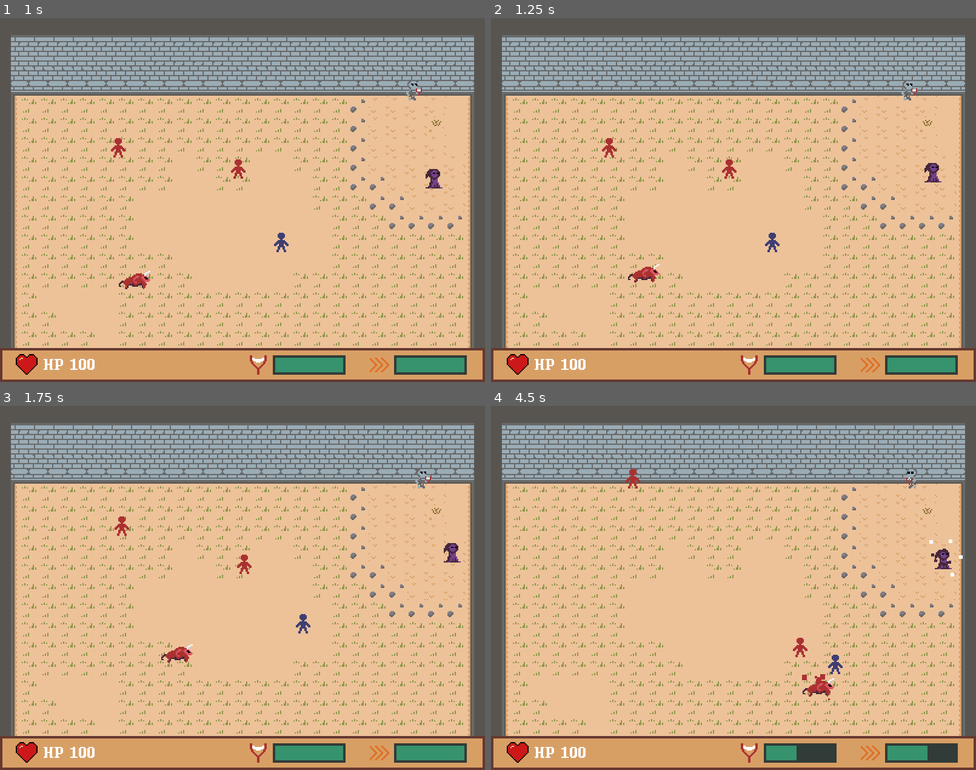
Above: before the commit, frames 1-4 (two rows, left to right).
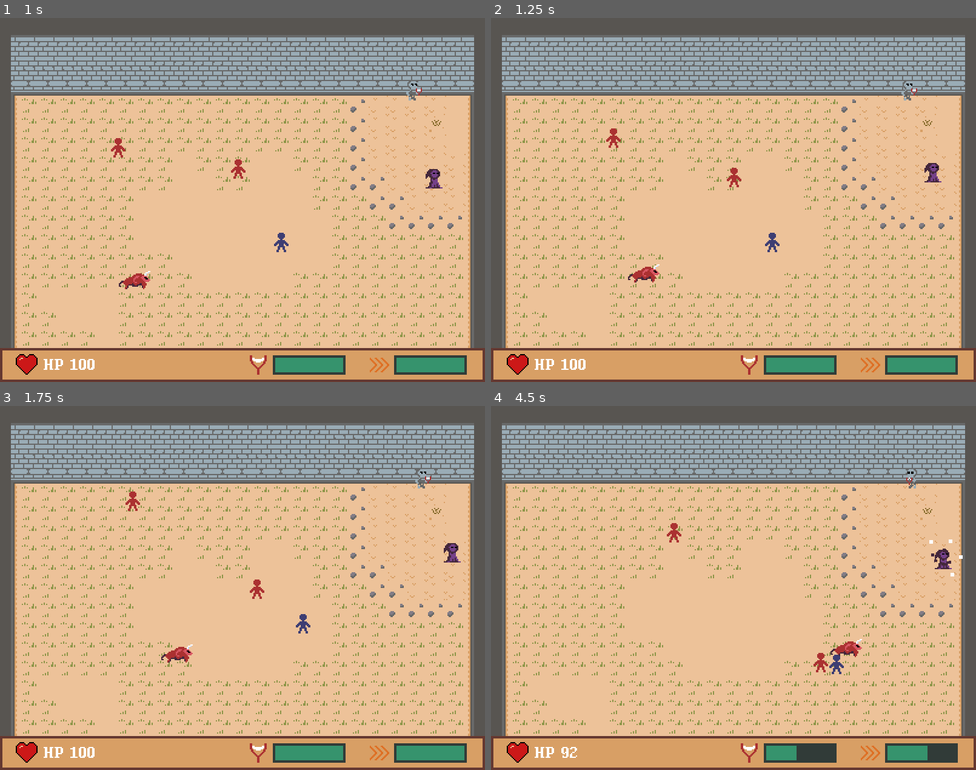
Above: after the commit, the same moments.

Repository: svntax/LD44-YLIC
Game: Godot game, scene res://Scenes/main_menu.tscn
Same seed, same stepped clock (60 frames per second), same inputs: the game is played once before the commit and once after it.
Inputs (mouse positions are in pixels of both pictures, inside the frame that each line leads up to):
- Up to frame 1 (1 s): click "Start" at 0.5 s
- Up to frame 2 (1.25 s): no input
- Up to frame 3 (1.75 s): move the mouse to (349, 569) at 1.27 s; hold D (MOVE_RIGHT) from 1.28 s (still down); click (349, 569) at 1.35 s
- Up to frame 4 (4.5 s): move the mouse to (636, 606) at 2.02 s; release D (MOVE_RIGHT) at 2.03 s; hold S (MOVE_DOWN) 2.03-2.78 s; tap Space (DASH) at 2.1 s; move the mouse to (782, 507) at 2.77 s; hold D (MOVE_RIGHT) 2.78-3.53 s; right-click (782, 507) at 2.85 s; move the mouse to (709, 660) at 3.52 s; hold W (MOVE_UP) 3.53-4.28 s; click (709, 660) at 3.6 s; move the mouse to (879, 642) at 4.27 s; hold A (MOVE_LEFT) from 4.28 s (still down); hold Space (DASH) from 4.28 s (still down)

Frame 1 is identical in both runs. In frame 2, 0.2% of the frame differs, in the area x 22-52%, y 30-47%; in frame 3, 0.3%; in frame 4, 0.8%, in the area x 14-77%, y 17-97%.

Commit message:
Buff enemies and improve random walk variation

Diff:
--- a/Scripts/bull_controls.gd
+++ b/Scripts/bull_controls.gd
@@ -3,7 +3,7 @@
 onready var AGGRO_RANGE = 100
 
 onready var moveSpeed = 64
-onready var chargeSpeed = 512;
+onready var chargeSpeed = 600;
 onready var player = get_tree().get_nodes_in_group("Players")[0]
 
 var deathParticles = load("res://Scenes/death_particles.tscn")
@@ -30,8 +30,8 @@
 onready var random_move_duration = 0;
 onready var random_move_direction;
 onready var true_position;
-onready var random_move_low = 1.5;
-onready var random_move_high = 2.5;
+onready var random_move_low = 0.75;
+onready var random_move_high = 2.0;
 
 onready var arena = get_tree().get_nodes_in_group("Arenas")[0]
 onready var STARTING_HEALTH = 15;
@@ -96,7 +96,7 @@
         if not charge_moving:
             faceThePlayer()
         if charging == false:
-            charge_rumble = 1.75;
+            charge_rumble = 1.25;
             true_position = position;
         charging = true;
        # print("beginning charge");
--- a/Scripts/enemy_controls.gd
+++ b/Scripts/enemy_controls.gd
@@ -9,9 +9,10 @@
 onready var STARTING_HEALTH = 10;
 onready var health = STARTING_HEALTH;
 
-onready var STOP_INTERVAL = 0.4;
+onready var STOP_INTERVAL_LOW = 0.15;
+onready var STOP_INTERVAL_HIGH = 0.3;
 onready var MOVEMENT_INTERVAL = 0.8;
-onready var movement_cooldown = 1;
+onready var movement_cooldown = 0.5;
 onready var movement_ttl = 0;
 onready var movement_direction;
 
@@ -60,6 +61,6 @@
     if movement_ttl > 0:
         movement_ttl -= delta;
         if movement_ttl <= 0:
-            movement_cooldown = STOP_INTERVAL;
+            movement_cooldown = rand_range(STOP_INTERVAL_LOW, STOP_INTERVAL_HIGH);
         else:
             self.move_and_slide(movement_direction.normalized() * moveSpeed)
